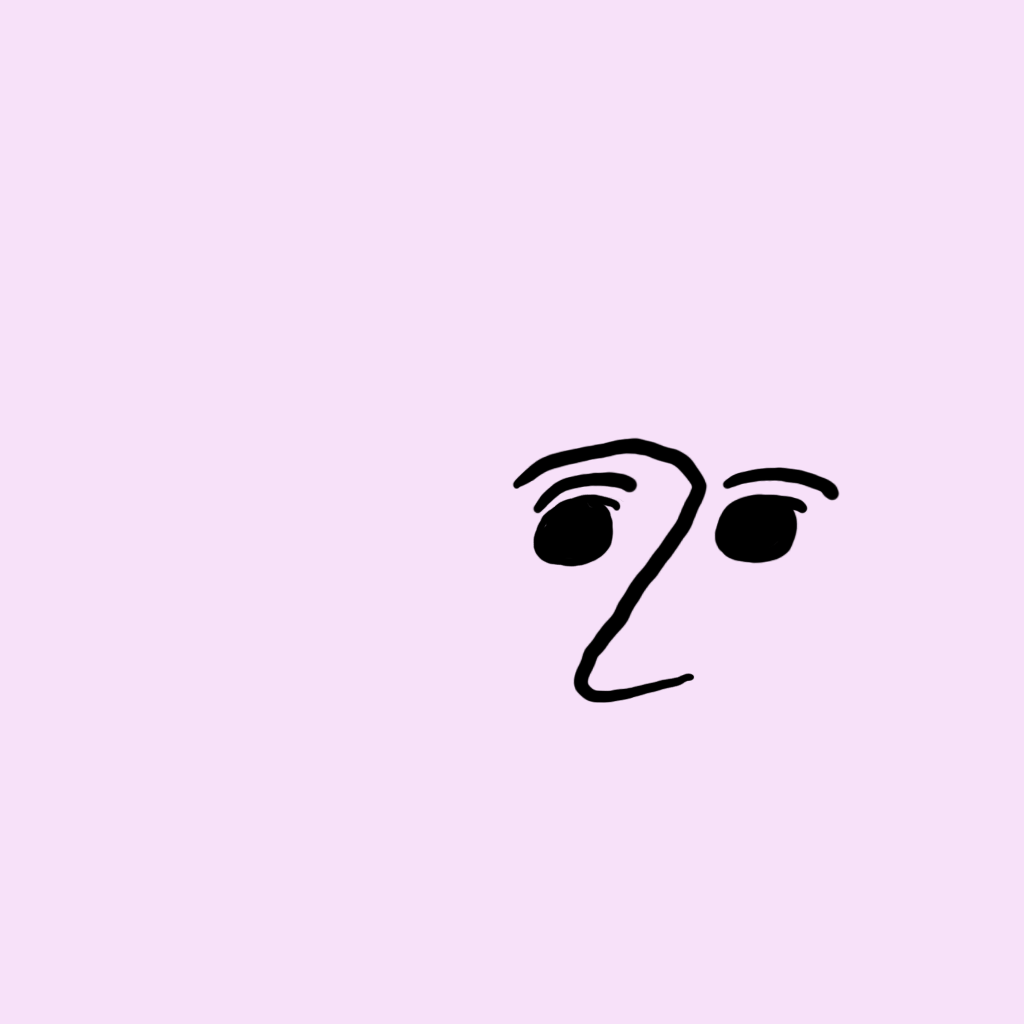
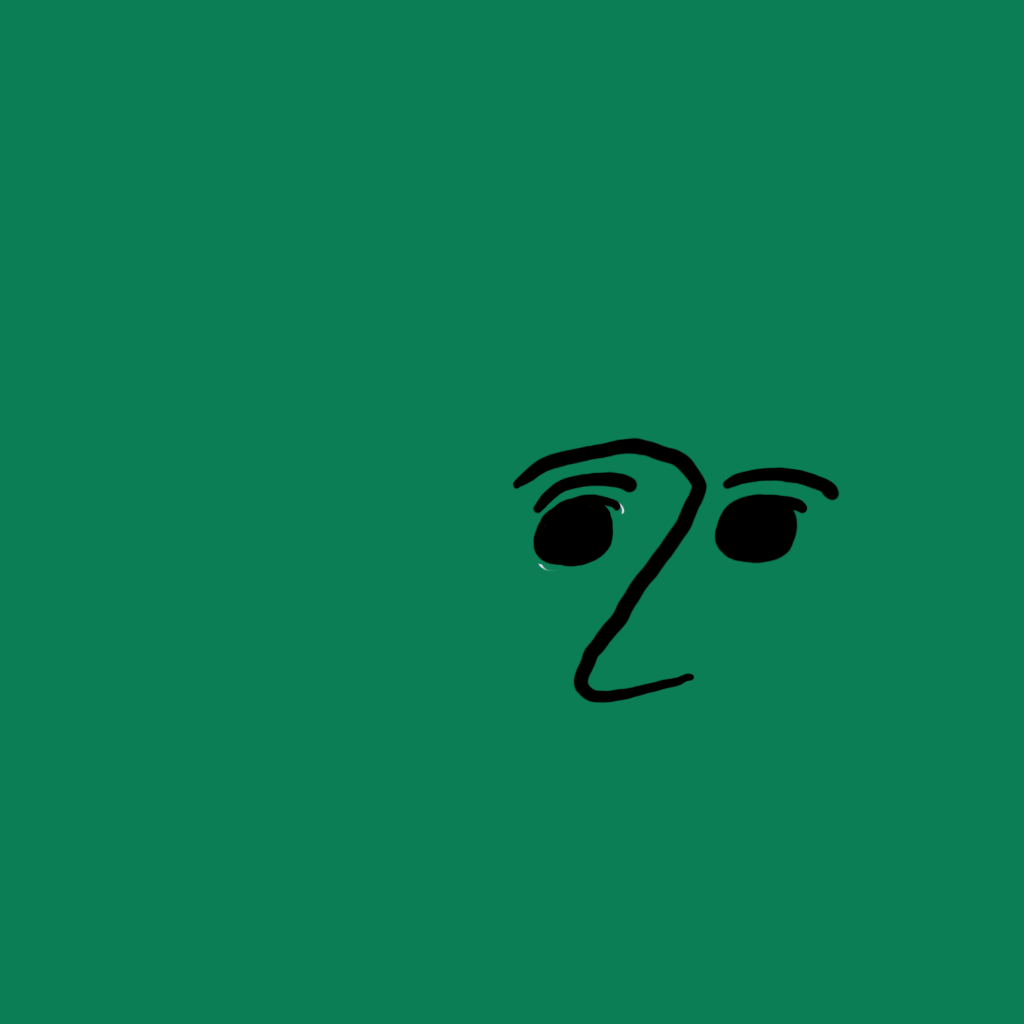
Comparing the layer stacks of the two 1024 x 1024 images. Changes:
painted on "レイヤー 3" over [0, 0, 1024, 1024]
painted on "レイヤー 1" over [0, 0, 1024, 1024]
